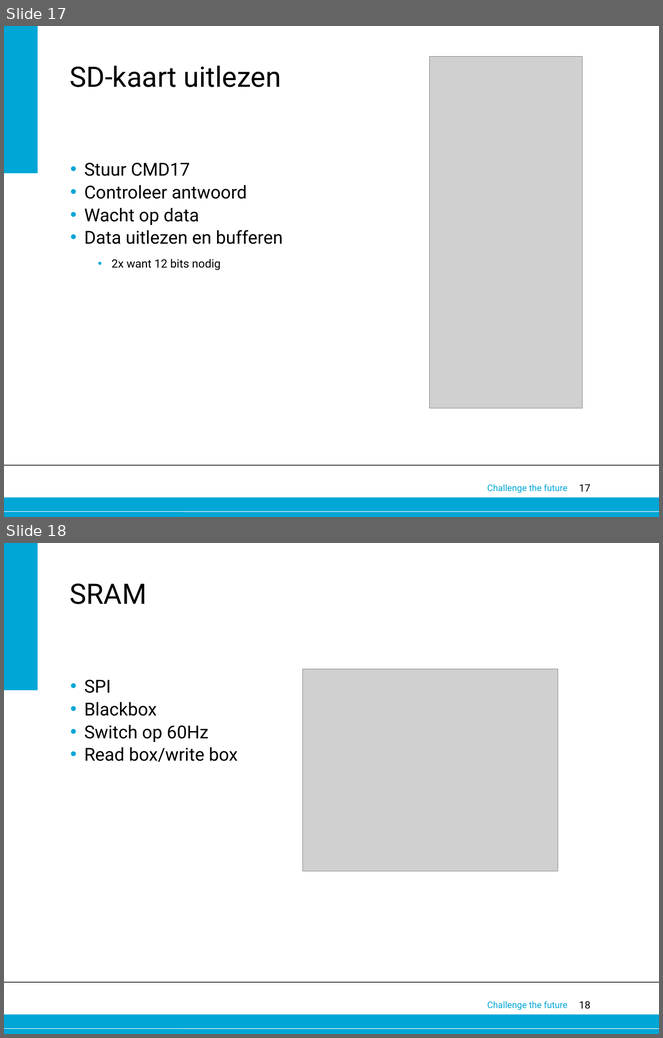
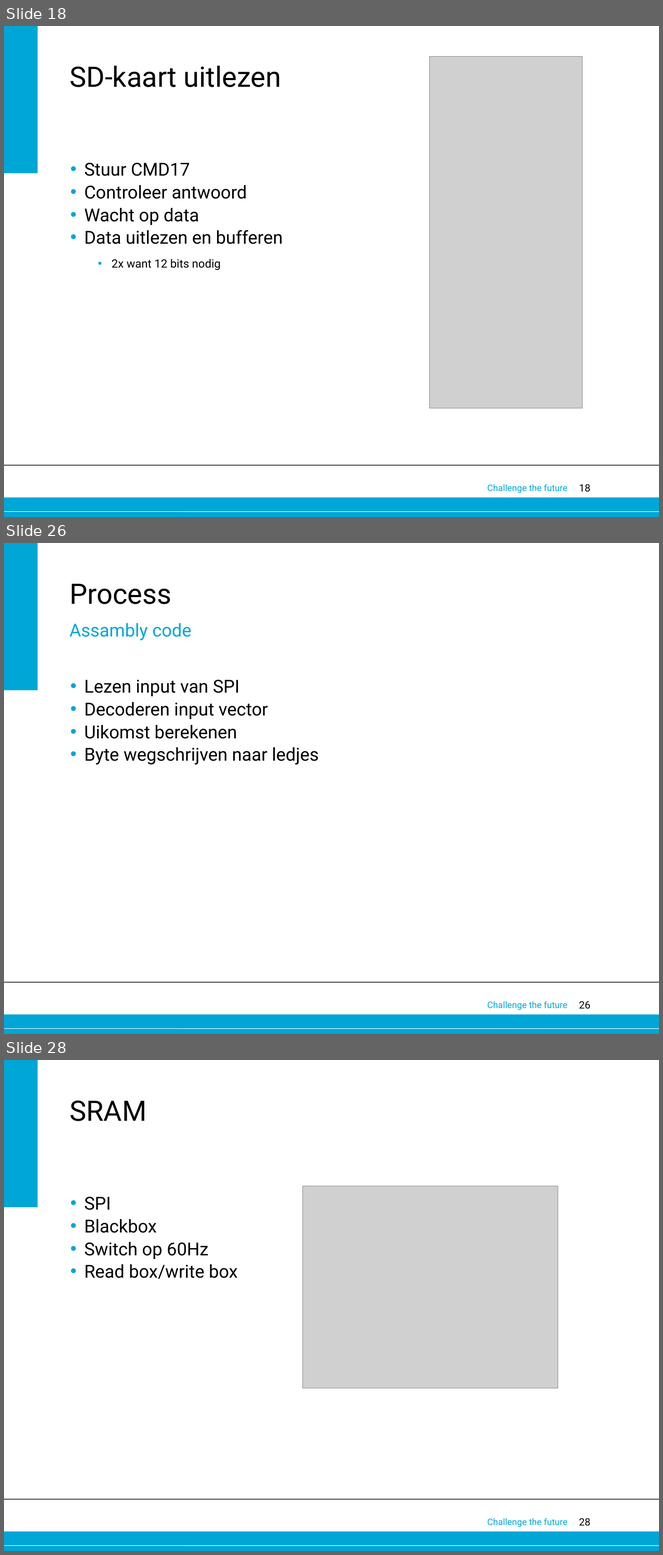
Before and after one commit to 0v3rf10w/epo3a5, a slide deck: Eindpresentatie.pptx. Shown one above the other, each under a label of ours: slides 17 and 18 before the commit, slides 18, 26 and 28 after it; the slides between them are not shown. The pictures are 663x1038 and 663x1555 pixels, drawn with LibreOffice and Linux fonts; fonts in the diff are those of the drawing; grey boxes stand for pictures; background and template pictures are left out. Boxes give left, top, right and bottom in pixels: in the first picture for what was removed or moved away, otherwise in the second. Text is boxed around its words. In the diff, an @@ line names an element or a change of style, - is before the commit and + after.

```diff
--- a/Eindpresentatie.pptx
+++ b/Eindpresentatie.pptx
@@ slide 26 added at <box>4,543,659,1034</box>, background #FFFFFF; not listed: 6 template elements that a slide beside it also shows @@
@@ title added at <box>70,584,171,604</box>, 44 pt, text #000000 @@
+Process
@@ text added at <box>70,623,191,641</box>, 28 pt, text #00A6D6 @@
+Assambly code
@@ text added at <box>84,680,319,765</box>, 28 pt, text #000000 @@
+• Lezen input van SPI
+• Decoderen input vector
+• Uikomst berekenen
+• Byte wegschrijven naar ledjes
@@ what was slide 17 is now slide 18 @@
@@ page number at <box>579,485,591,492</box>: text changed @@
-17
+18
@@ what was slide 18 is now slide 28 @@
@@ page number at <box>579,1518,591,1526</box>: text changed @@
-18
+28
```
Also in this commit, not shown: 1 slide changed, 9 other slides added.
